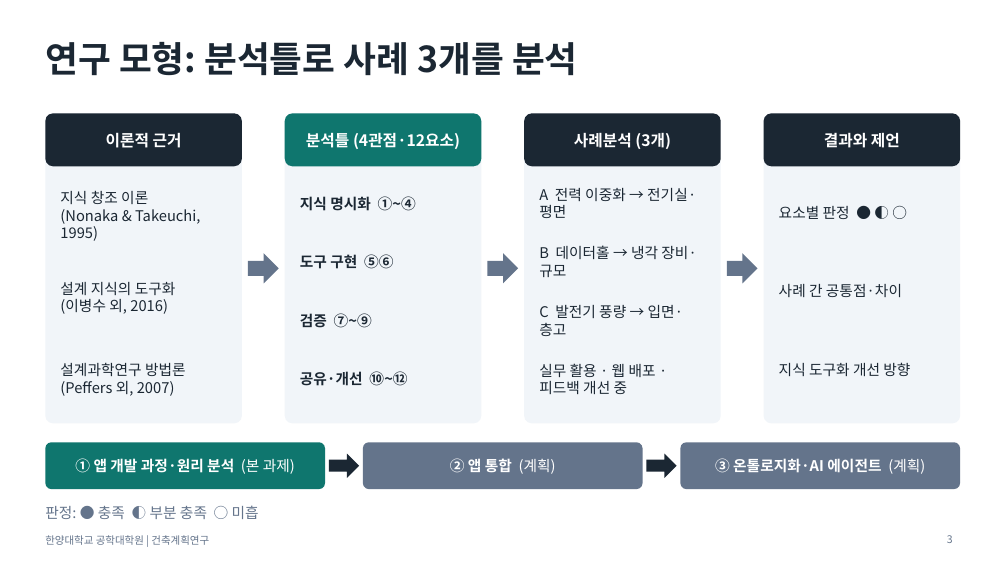
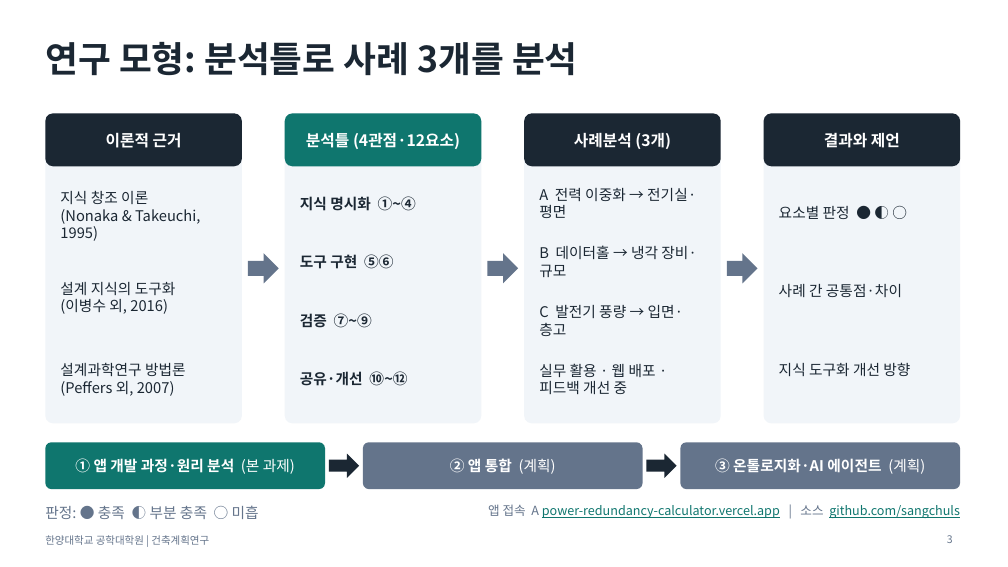
Before and after one commit to sangchuls/pango-gmp, a slide deck: slide 3 of research/발표자료_4장.pptx. Drawn at 1008x567 pixels with LibreOffice and Linux fonts; fonts in the diff are those of the drawing. Boxes give left, top, right and bottom in pixels: in the first picture for what was removed or moved away, otherwise in the second. Text is boxed around its words. In the diff, an @@ line names an element or a change of style, - is before the commit and + after.

```diff
--- a/research/발표자료_4장.pptx
+++ b/research/발표자료_4장.pptx
@@ text added at box(488, 504, 960, 518), 12 pt, text #0F766E, underline @@
+앱 접속 A power-redundancy-calculator.vercel.app | 소스 github.com/sangchuls
```
Also in this commit, not shown: 5 other files.
